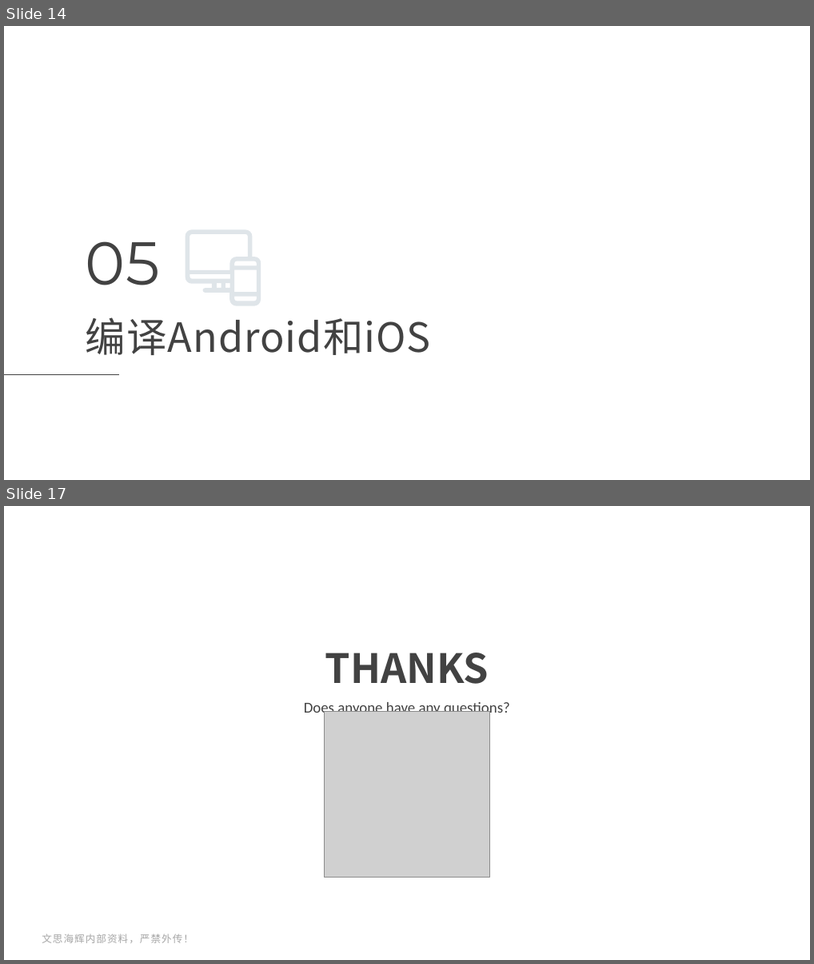
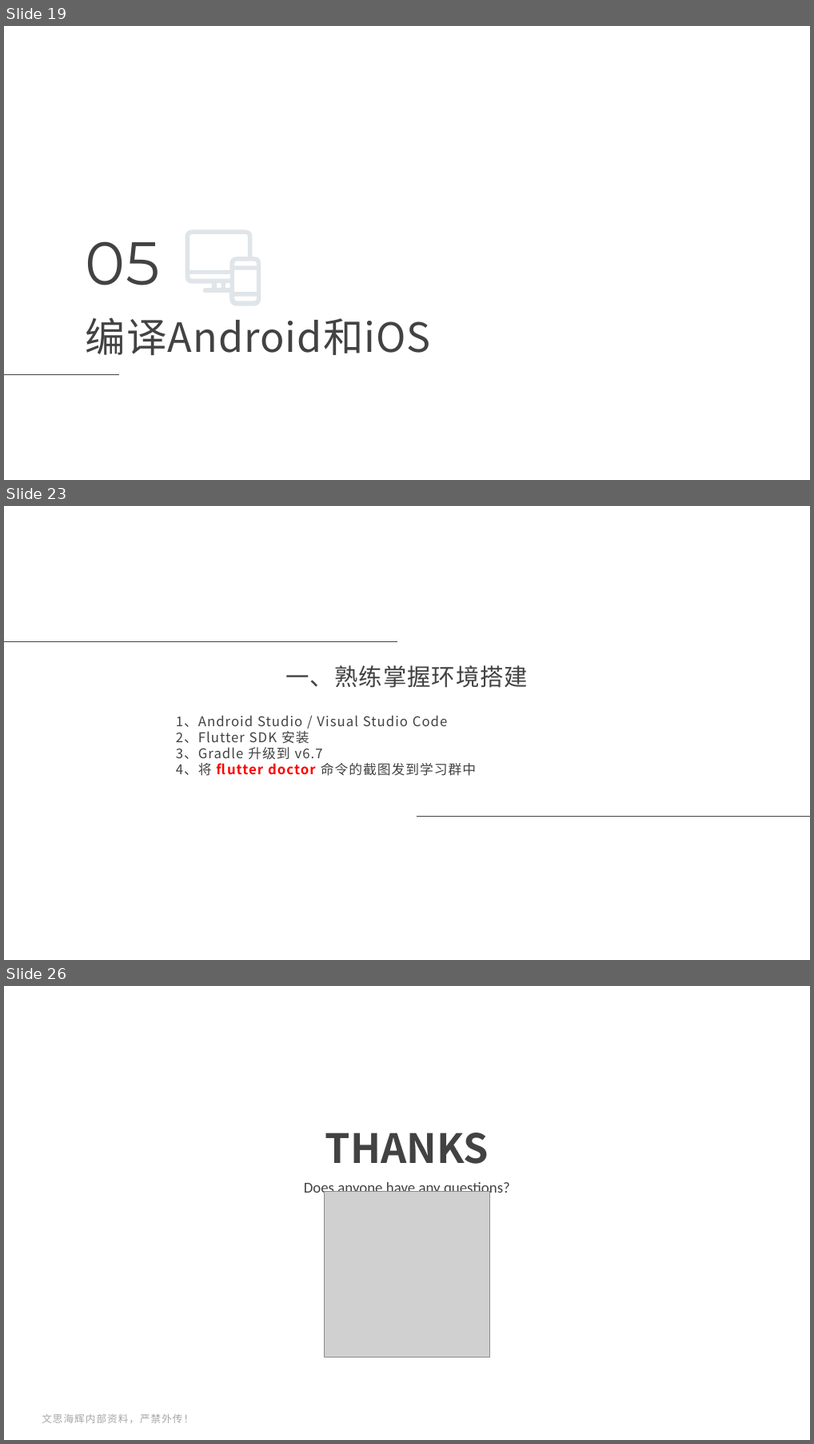
Before and after one commit to maosong-pactera/training-flutter, a slide deck: 移动端Flutter_第1课_如何开始工作？.pptx. Shown one above the other, each under a label of ours: slides 14 and 17 before the commit, slides 19, 23 and 26 after it; the slides between them are not shown. The pictures are 814x964 and 814x1444 pixels, drawn with LibreOffice and Linux fonts; fonts in the diff are those of the drawing; grey boxes stand for pictures; background and template pictures are left out. Boxes give left, top, right and bottom in pixels: in the first picture for what was removed or moved away, otherwise in the second. Text is boxed around its words. In the diff, an @@ line names an element or a change of style, - is before the commit and + after.

```diff
--- a/移动端Flutter_第1课_如何开始工作？.pptx
+++ b/移动端Flutter_第1课_如何开始工作？.pptx
@@ slide 23 added at (4,506,810,960), background picture (left out) @@
@@ line added from (4, 642) to (398, 642), #424242 0.75 pt @@
@@ title added at (286,665,528,688), 28 pt, text #424242 @@
+一、熟练掌握环境搭建
@@ subtitle added at (176,715,476,776), 16 pt, text #424242 @@
+1、Android Studio / Visual Studio Code
+2、Flutter SDK 安装
+3、Gradle 升级到 v6.7
+4、将 flutter doctor 命令的截图发到学习群中
@@ line added from (417, 816) to (810, 816), #424242 0.75 pt @@
@@ what was slide 14 is now slide 19 @@
@@ what was slide 17 is now slide 26 @@
```
Also in this commit, not shown: 7 slides changed, 10 other slides added, 2 slides removed.
